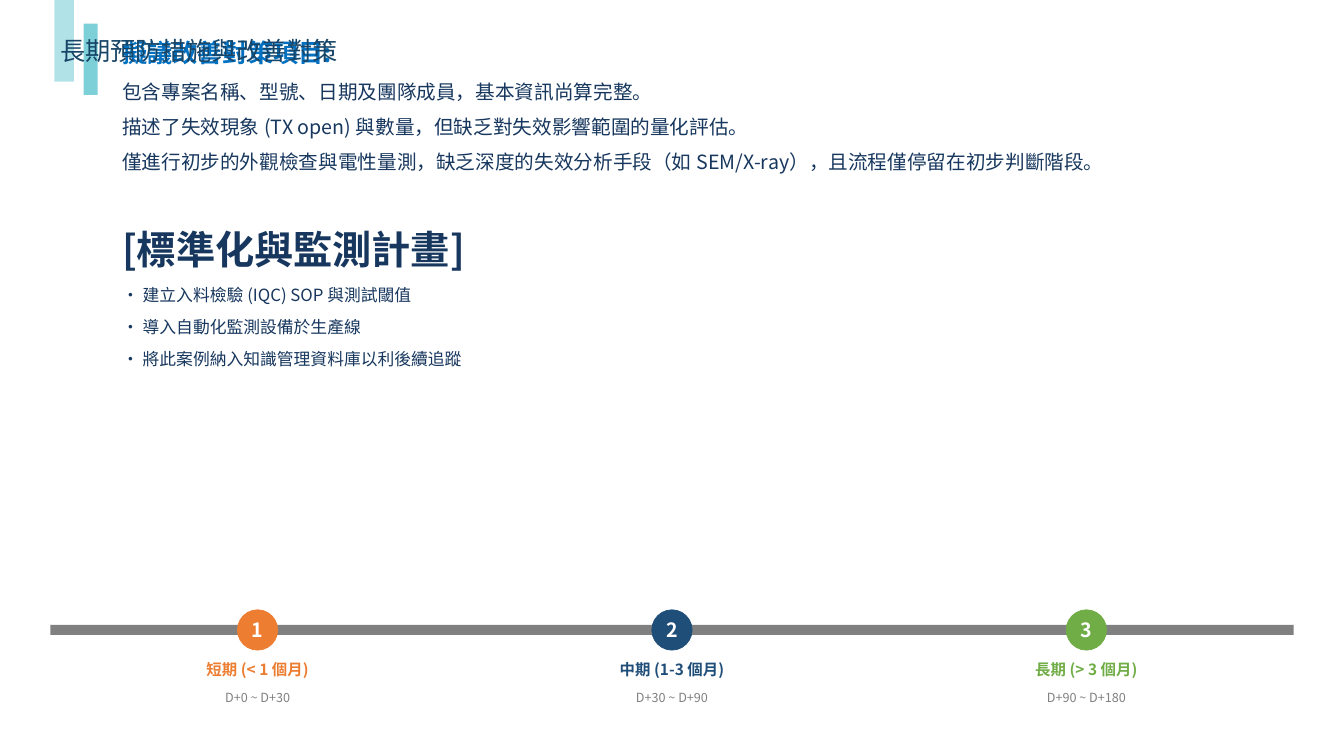
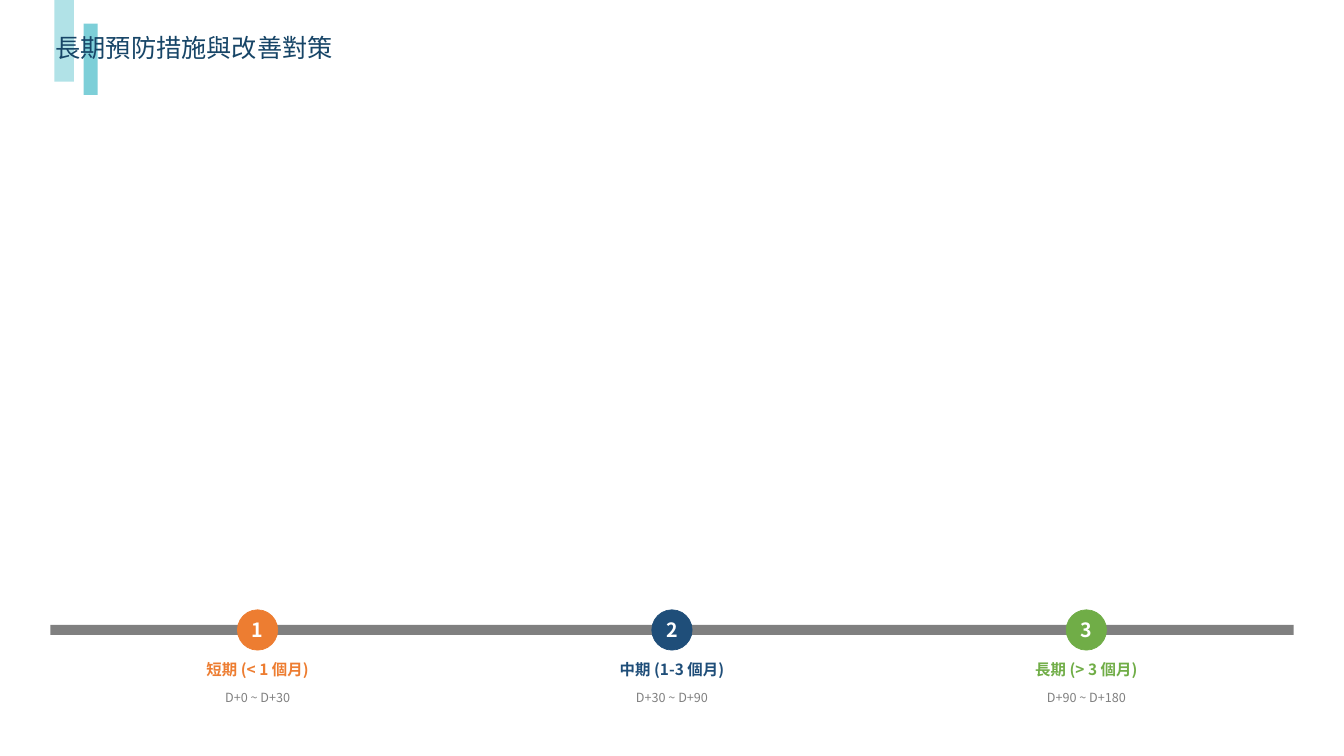
Before and after one commit to kcf7012/fa-report-refactor-root, a slide deck: slide 16 of report/N160JCN-EEK project 1pcs NG sample analysis report 260810_improved.pptx. Drawn at 1344x756 pixels with LibreOffice and Linux fonts; fonts in the diff are those of the drawing; background and template pictures are left out. Boxes give left, top, right and bottom in pixels: in the first picture for what was removed or moved away, otherwise in the second. Text is boxed around its words. In the diff, an @@ line names an element or a change of style, - is before the commit and + after.

Commit message:
chore: 提交 v3.1.2 修好的批次改善 pptx + v3.1.2 完成 handoff
技能包倉庫 v3.1.2 已推送並建立 tag(v3.1.1 tag 已刪除)。

本次更新:
- 重新產出 3 份改善 pptx(無旋轉、無疊加、無殘留)
- 新增 docs/handoff/2026-09-01-v312-final-fixes-handoff.md(完成記錄)
- 更新 docs/handoff/2026-08-31-batch-eval-rendering-issues-handoff.md(狀態改為 🟢 完成)
- 更新 batch_evaluation_summary.json(新批次結果)

對應技能包 commit 70fb30d(v3.1.2)

真實執行結果:
| 報告 | 原始 | v3.1.1 | v3.1.2 |
|------|------|--------|--------|
| 260811 | 5 張 | 13 張(含 3 張旋轉) | 16 張(無旋轉) |
| MS | 5 張 | 16 張(標題被覆蓋) | 19 張(標題清楚) |
| N160JCN | 9 張 | 18 張(疊加、殘留) | 21 張(獨立 slide) |

注意事項:
- v3.1.1 tag 已被刪除(因有未修問題),請勿使用
- v3.1.2 tag 為當前穩定版

```diff
--- a/report/N160JCN-EEK project 1pcs NG sample analysis report 260810_improved.pptx
+++ b/report/N160JCN-EEK project 1pcs NG sample analysis report 260810_improved.pptx
@@ text "長期預防措施與改善對策" moved from (x1=60, y1=34, x2=337, y2=66) to (x1=55, y1=31, x2=332, y2=63) @@
@@ text removed at (x1=122, y1=37, x2=1104, y2=367) @@
-擬議改善對策項目:
-包含專案名稱、型號、日期及團隊成員，基本資訊尚算完整。
-描述了失效現象 (TX open) 與數量，但缺乏對失效影響範圍的量化評估。
-僅進行初步的外觀檢查與電性量測，缺乏深度的失效分析手段（如 SEM/X-ray），且流程僅停留在初步判斷階段。
-[標準化與監測計畫]
-• 建立入料檢驗 (IQC) SOP 與測試閾值
-• 導入自動化監測設備於生產線
-• 將此案例納入知識管理資料庫以利後續追蹤
```
Also in this commit, not shown: 3 other slides changed, 3 slides added, 8 other files.
